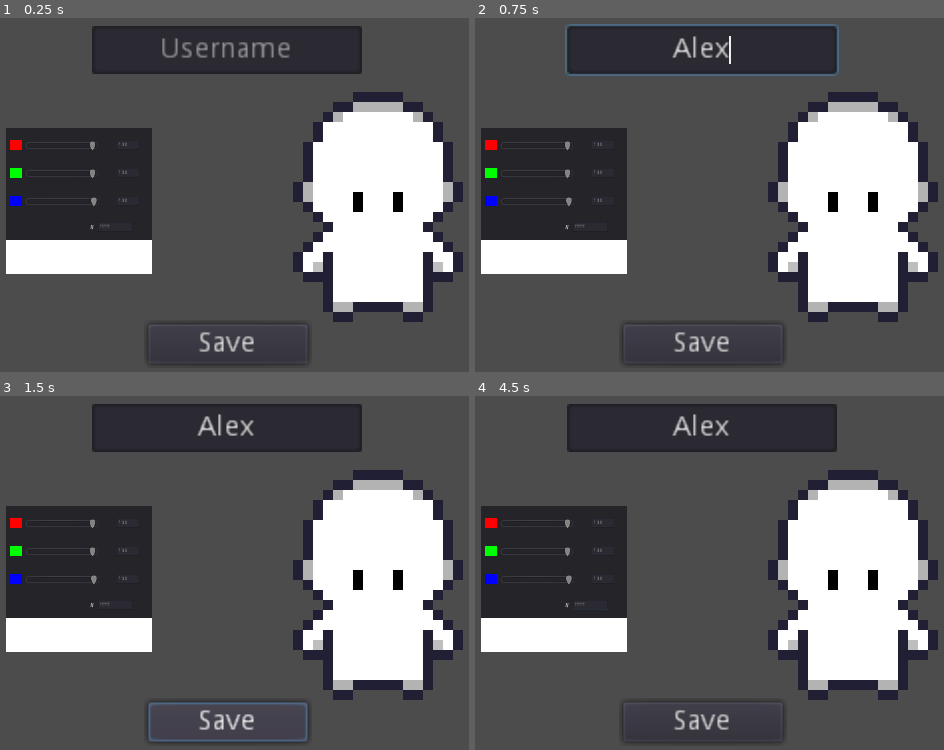
Above: before the commit, frames 1-4 (two rows, left to right).
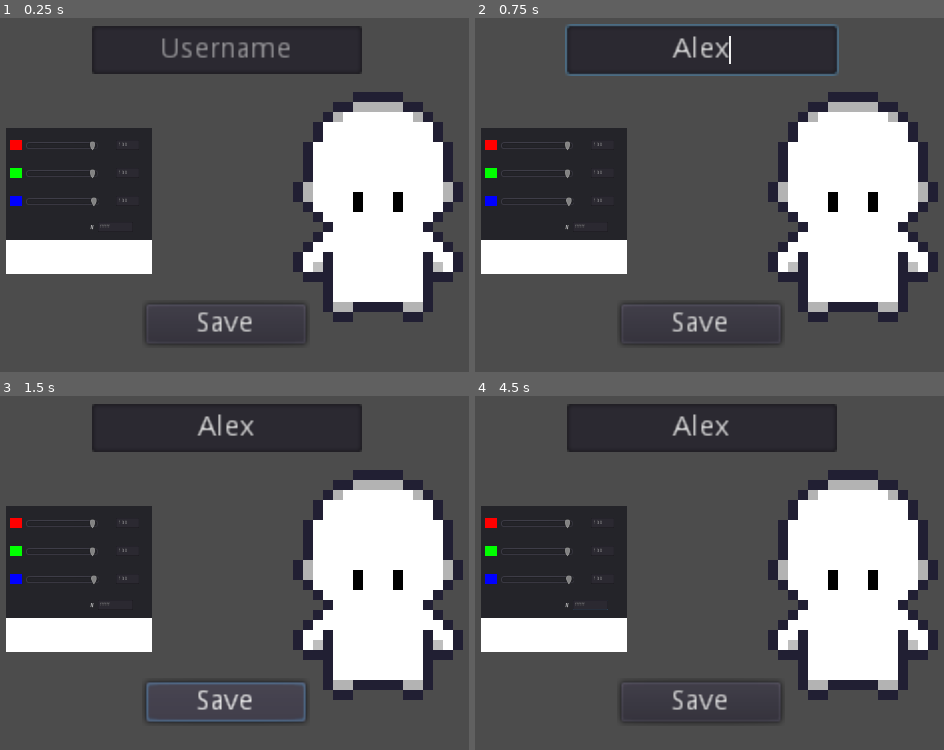
Above: after the commit, the same moments.

Repository: JosephLund/WizardRPG
Game: Godot game, scene res://UI/CharacterSelecter/CharacterChanger.tscn
Same seed, same stepped clock (60 frames per second), same inputs: the game is played once before the commit and once after it. This scene is started directly instead of the project's main scene.
Inputs (mouse positions are in pixels of both pictures, inside the frame that each line leads up to):
- Up to frame 1 (0.25 s): no input
- Up to frame 2 (0.75 s): click (700, 49) at 0.52 s; type "Alex" at 0.6 s
- Up to frame 3 (1.5 s): click "Save" at 1.25 s
- Up to frame 4 (4.5 s): move the mouse to (836, 551) at 2.02 s; hold Right (ui_right) 2.03-2.78 s; move the mouse to (564, 587) at 2.77 s; hold Down (ui_down) 2.78-3.53 s; move the mouse to (756, 491) at 3.52 s; hold Right (ui_right) 3.53-4.28 s; move the mouse to (662, 640) at 4.27 s; hold Up (ui_up) from 4.28 s (still down)

The runs differ from the first frame. In frame 1, 0.9% of the frame differs, in the area x 30-66%, y 80-99%; in frame 2, 0.9%; in frame 3, 1.6%; in frame 4, 0.9%.
Error after the commit: Attempt to call function 'new' in base 'null instance' on a null instance. (res://UI/CharacterSelecter/CharacterChanger.gd:9)

Commit message:
connecting the menus together

Diff:
--- /dev/null
+++ b/DataStore.gd
@@ -0,0 +1,18 @@
+#extends Node
+#
+#func _ready():
+#	pass
+#
+#func saveLoginData(email:String, password:String):
+#		var data = {
+#		"email" : "",
+#		"password" : "",
+#		"max_health" : 6,
+#		"health" : 4,
+#		"strength" : 11,
+#	}
+#
+#	var dir = Directory.new()
+#	if !dir.dir_exists(SAVE_DIR):
+#		dir.make_dir_recursive(SAVE_DIR)
+#
--- a/UI/CharacterSelecter/CharacterChanger.gd
+++ b/UI/CharacterSelecter/CharacterChanger.gd
@@ -2,10 +2,51 @@
 
 onready var baseBody = $BaseBody
 onready var colorPicker = $ColorPicker
+onready var username = $Username
+onready var notification = $Notification
+onready var http = $HTTPRequest
 
+var Firebase = load("res://Firebase.gd").new()
+
+var newUser := false
+var informationSent = false
+var user :={
+	"username":{},
+	"skinColor":{}
+} setget setUser
+#	User.username = username.text
+#	User.skinColor = colorPicker.currentHex
+#	User.newUser = false
 func _ready():
-	pass
+	self.user.username = User.username
+	self.user.skinColor = User.skinColor
+	self.newUser = User.newUser
 
 
 func _on_Color_Picker_color_selected():
 	baseBody.self_modulate = colorPicker.currentPickerColor
+
+
+func _on_SaveButton_pressed():
+	if username.text.empty():
+		notification.text = "Please enter a username"
+		return
+	user.username = {"stringValue": username.text}
+	user.skinColor = {"stringValue": colorPicker.currentHex}
+	match newUser:
+		true:
+			Firebase.save_document("users?documentId=%s" % Firebase.user_info.id, user, http)
+		false:
+			Firebase.update_document("users/%s" % Firebase.user_info.id, user, http)
+
+
+func _on_HTTPRequest_request_completed(_result, response_code, _headers, body):
+	var result_body := JSON.parse(body.get_string_from_ascii()).result as Dictionary
+	match response_code:
+		200:
+			notification.text = "Character saved!"
+			self.user = result_body.fields
+
+func setUser(value: Dictionary) -> void:
+	user = value
+	username.text = user.username.stringValue
--- a/UI/CharacterSelecter/CharacterChanger.tscn
+++ b/UI/CharacterSelecter/CharacterChanger.tscn
@@ -77,9 +77,24 @@
 margin_bottom = 130.895
 
 [node name="Button" type="Button" parent="."]
-margin_left = 125.0
-margin_top = 156.0
-margin_right = 205.0
-margin_bottom = 176.0
+margin_left = 124.0
+margin_top = 145.5
+margin_right = 204.0
+margin_bottom = 165.5
 text = "Save"
+__meta__ = {
+"_edit_use_anchors_": false
+}
+
+[node name="HTTPRequest" type="HTTPRequest" parent="."]
+
+[node name="Notification" type="Label" parent="."]
+margin_left = 94.0
+margin_top = 170.0
+margin_right = 377.0
+margin_bottom = 184.0
+rect_scale = Vector2( 0.5, 0.5 )
+align = 1
 [connection signal="color_selected" from="ColorPicker" to="." method="_on_Color_Picker_color_selected"]
+[connection signal="pressed" from="Button" to="." method="_on_SaveButton_pressed"]
+[connection signal="request_completed" from="HTTPRequest" to="." method="_on_HTTPRequest_request_completed"]
--- a/UI/Custom/ColorPicker.gd
+++ b/UI/Custom/ColorPicker.gd
@@ -25,6 +25,8 @@
 
 
 func _ready():
+	currentHex = User.skinColor
+	currentPickerColor = Color(currentHex)
 	pickerColorDisplay.color = currentPickerColor
 
 func _on_Color_changed(value, color):
@@ -46,7 +48,6 @@
 
 func updateColor():
 	# sets values
-	var test = int(currentPickerColor.r * 100)
 	redTextValue = str(int(currentPickerColor.r * 100))
 	greenTextValue = str(int(currentPickerColor.g * 100))
 	blueTextValue = str(int(currentPickerColor.b * 100))
@@ -80,22 +81,18 @@
 
 
 func _on_ColorText_entered(new_text, color):
-	print("test0")
 	var regex = RegEx.new()
 	#This is to check to see if the new_text is a number 000-999
 	regex.compile("[0-9]{1,3}")
 	var result = regex.search(new_text)
-	print("test1")
 	if result:
 		if int(new_text) > -1 and int(new_text) < 101:
-			print("test2")
 			match color:
 				0:
 					currentPickerColor.r = int(new_text) * .01
 				1:
 					currentPickerColor.g = int(new_text) * .01
 				2:
-					print("test3")
 					currentPickerColor.b = int(new_text) * .01
 			updateColor()
 	else:
--- a/UI/MainMenu/MainMenu.gd
+++ b/UI/MainMenu/MainMenu.gd
@@ -11,13 +11,17 @@
 
 onready var http : HTTPRequest = $HTTPRequest
 
-enum {LOGIN, REGISTER, PASSWORD, CONFIRMPASSWORD}
+enum {LOGIN, REGISTER, PASSWORD, CONFIRMPASSWORD, GETINFO}
 
 var state = LOGIN
 var inputFocus = null
 var disabled = false
 
-var Firebase = load("res://Firebase.gd").new()
+
+var user :={
+	"username":{},
+	"skinColor":{}
+}
 
 func _ready():
 	state = LOGIN
@@ -60,6 +64,7 @@
 func _on_HTTPRequest_request_completed(_result: int, response_code: int, _headers: PoolStringArray, body: PoolByteArray) -> void:
 	enableButtons()
 	var response_body := JSON.parse(body.get_string_from_ascii())
+	var result_body := JSON.parse(body.get_string_from_ascii()).result as Dictionary
 	if response_code != 200:
 		notification.text = response_body.result.error.message.capitalize()
 	else:
@@ -67,8 +72,26 @@
 			notification.text = "Registration Successful!"
 			yield(get_tree().create_timer(2.0), "timeout")
 			_on_BackButton_pressed()
+		elif state == LOGIN:
+			notification.text = "Login Successful!"
+			state = GETINFO
+			print("in Menu: ", User.id)
+#			Firebase.get_document("users/%s" % Firebase.user_info.id, http)
 		else:
-			notification.text = "Login Successful!"
+			# get user info success
+			notification.text = "Loading Information..."
+			match response_code:
+				404:
+					#user is new
+					User.newUser = true
+					yield(get_tree().create_timer(2.0), "timeout")
+					var _newScene = get_tree().change_scene("res://UI/CharacterSelecter/CharacterChanger.tscn")
+				200:
+					User.newUser = false
+					self.user = result_body.fields
+					User.skinColor = self.user.skinColor.stringValue
+					User.username = self.user.username.stringValue
+					#TODO: send player into world
 
 
 func _on_ConfirmRegisterButton_pressed():
--- a/UI/MainMenu/MainMenu.tscn
+++ b/UI/MainMenu/MainMenu.tscn
@@ -95,7 +95,6 @@
 [node name="Waterfall" type="AnimatedSprite" parent="."]
 position = Vector2( 288.707, 129 )
 frames = SubResource( 4 )
-frame = 2
 playing = true
 
 [node name="LeftTorch" type="KinematicBody2D" parent="."]
--- /dev/null
+++ b/User.gd
@@ -0,0 +1,5 @@
+extends Node
+var id = ""
+var newUser = false
+var skinColor = "ffffff"
+var username = ""
--- a/project.godot
+++ b/project.godot
@@ -18,6 +18,11 @@
 config/name="Action RPG"
 run/main_scene="res://UI/MainMenu/MainMenu.tscn"
 config/icon="res://icon.png"
+
+[autoload]
+
+User="*res://User.gd"
+Firebase="*res://Firebase.gd"
 
 [display]
 
